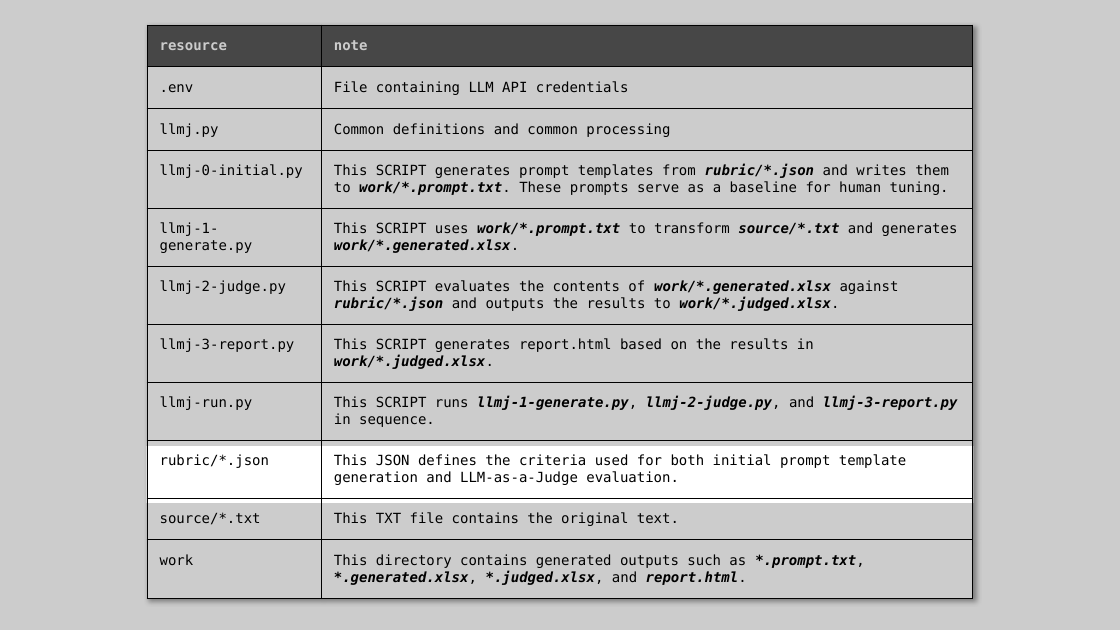
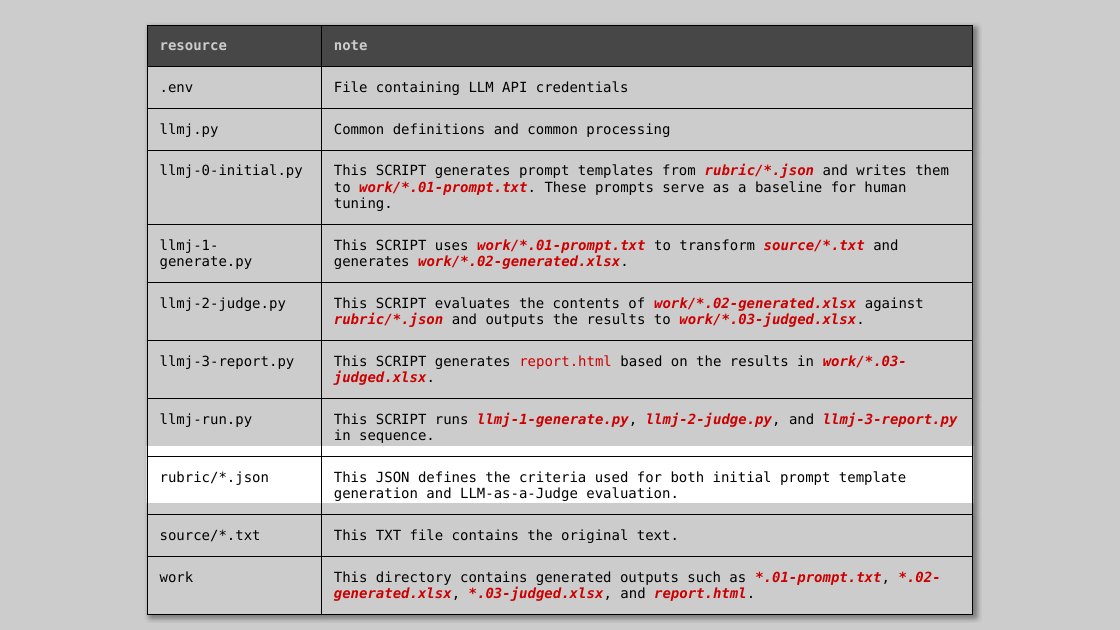
Before and after one commit to nakayama-kazuki/202x, a slide deck: slide 5 of tools/llm-as-a-judge/readme.pptx. Drawn at 1120x630 pixels with LibreOffice and Linux fonts; fonts in the diff are those of the drawing. Boxes give left, top, right and bottom in pixels: in the first picture for what was removed or moved away, otherwise in the second. Text is boxed around its words. In the diff, an @@ line names an element or a change of style, - is before the commit and + after.

```diff
--- a/tools/llm-as-a-judge/readme.pptx
+++ b/tools/llm-as-a-judge/readme.pptx
@@ table at box(147, 25, 973, 605) @@
-row 4, column 2: This SCRIPT generates prompt templates from rubric/*.json and writes them to work/*.prompt.txt. These prompts serve as a baseline for human tuning.
+row 4, column 2: This SCRIPT generates prompt templates from rubric/*.json and writes them to work/*.01-prompt.txt. These prompts serve as a baseline for human tuning.
-row 5, column 2: This SCRIPT uses work/*.prompt.txt to transform source/*.txt and generates work/*.generated.xlsx.
+row 5, column 2: This SCRIPT uses work/*.01-prompt.txt to transform source/*.txt and generates work/*.02-generated.xlsx.
-row 6, column 2: This SCRIPT evaluates the contents of work/*.generated.xlsx against rubric/*.json and outputs the results to work/*.judged.xlsx.
+row 6, column 2: This SCRIPT evaluates the contents of work/*.02-generated.xlsx against rubric/*.json and outputs the results to work/*.03-judged.xlsx.
-row 7, column 2: This SCRIPT generates report.html based on the results in work/*.judged.xlsx.
+row 7, column 2: This SCRIPT generates report.html based on the results in work/*.03-judged.xlsx.
-row 11, column 2: This directory contains generated outputs such as *.prompt.txt, *.generated.xlsx, *.judged.xlsx, and report.html.
+row 11, column 2: This directory contains generated outputs such as *.01-prompt.txt, *.02-generated.xlsx, *.03-judged.xlsx, and report.html.
@@ text colour #000000 to #FF0000 in "llmj-1-generate.py, llmj-2-judge.py, llmj-3-report.py" @@
```
Also in this commit, not shown: 5 other slides changed, 1 slide added, 1 slide removed, 1 other file.
